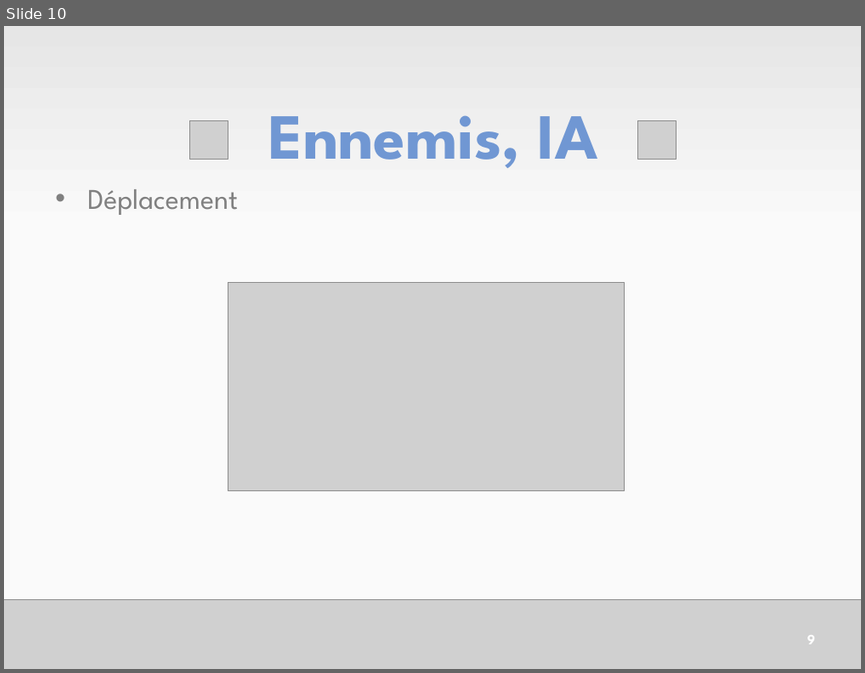
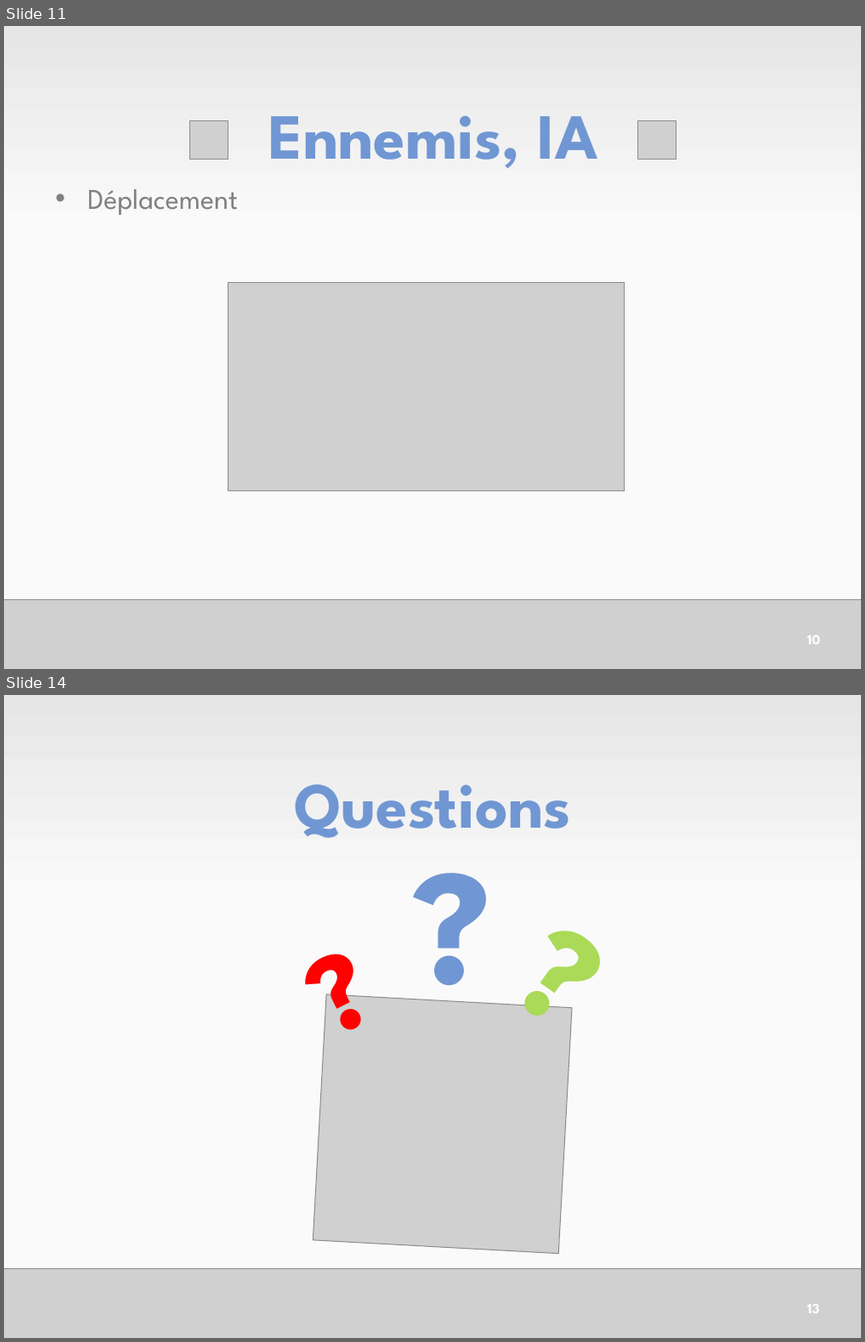
Before and after one commit to HE-ArcSurvivors/james-gouin-v1, a slide deck: Administration/JamesGouinSePresente.pptx. Shown one above the other, each under a label of ours: slide 10 before the commit, slides 11 and 14 after it; the slides between them are not shown. The pictures are 865x673 and 865x1342 pixels, drawn with LibreOffice and Linux fonts; fonts in the diff are those of the drawing; grey boxes stand for pictures. Boxes give left, top, right and bottom in pixels: in the first picture for what was removed or moved away, otherwise in the second. Text is boxed around its words. In the diff, an @@ line names an element or a change of style, - is before the commit and + after.

```diff
--- a/Administration/JamesGouinSePresente.pptx
+++ b/Administration/JamesGouinSePresente.pptx
@@ slide 14 added at (4,695,861,1338), background gradient #FAFAFA to #E6E6E6 @@
@@ title added at (294,784,571,838), 54 pt, text #7097D3, bold @@
+Questions
@@ text added at (366,871,538,1021), 138 pt, text #7097D3, bold @@
+?
@@ text added at (445,868,671,1089), 115 pt, text #ABD958, bold @@
+?
@@ text added at (225,879,444,1089), 96 pt, text #FF0000, bold @@
+?
@@ picture added at (313,994,572,1253) @@
@@ picture added at (4,1269,861,1338) @@
@@ page number added at (807,1304,819,1313), 12 pt, text #FFFFFF, bold @@
+13
@@ what was slide 10 is now slide 11 @@
@@ page number at (807,635,820,644): text changed @@
-9
+10
```
Also in this commit, not shown: 4 slides changed, 2 other slides added, 2 slides removed, 1 other file.
